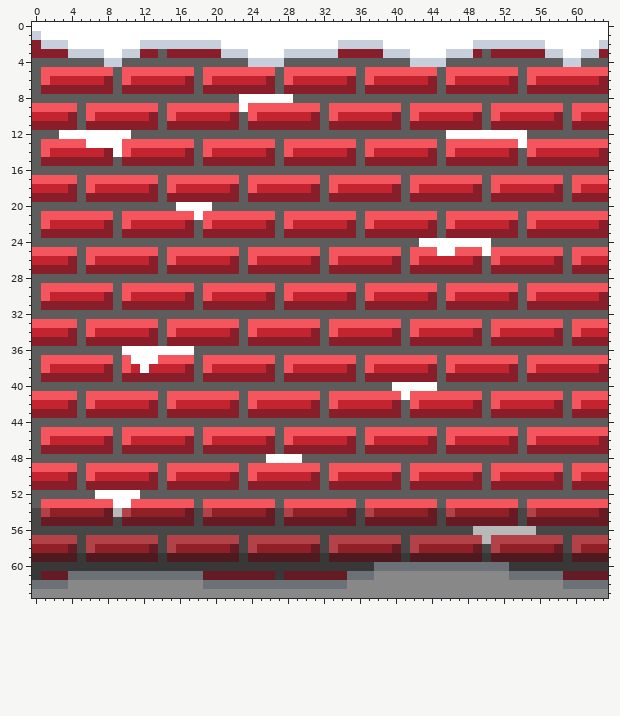
Two versions of one pixel-art sprite, environment/textures/brick_wall.png. The first picture shows the starting point.
The file is 64x64 pixels. Colours within 5 levels of each other are drawn and written as one.
The result:
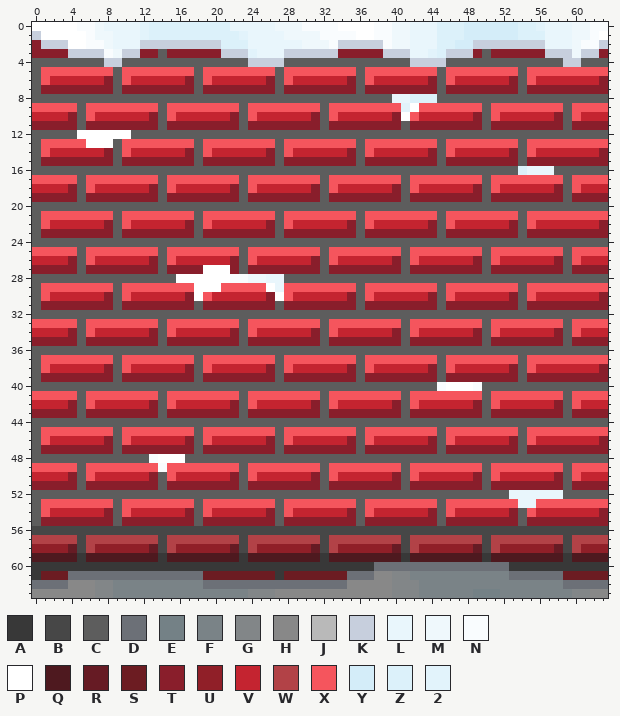
Palette (. is transparent): A #383838  B #474747  C #5d5d5d  D #6c7077  E #748186  F #7a8387  G #828688  H #888888  J #b9b9b9  K #c7cfdd  L #e9f6fc  M #eff8fc  N #f9fcfe  P #ffffff  Q #4e191f  R #661b24  S #6c1c22  T #891e2b  U #901f28  V #c42430  W #b24247  X #f5555d  Y #d4edf9  Z #dcf1fa  2 #e2f3fb
Changes in this commit:
{"y":0,"x":5,"old":"PPPPPPPPPPPPPPPPPPPPPPPPPPPPP","new":"NNMLLLL2ZZZZZZZZZLLLLLMMMNNNN"}
{"y":0,"x":38,"old":"PPPPPPPPPPPPPPPPPPPPPPPPPP","new":"NNMMLLLZZZYYYYYYZZ2LLLMMNN"}
{"y":1,"x":6,"old":"PPPPPPPPPPPPPPPPPPPPPPPPPPPPPP","new":"NMMLLL2ZZZZZZZZZZ2LLLLMMMMNNNN"}
{"y":1,"x":38,"old":"PPPPPPPPPPPPPPPPPPPPPPPPP","new":"NNMMLLLZZZYYYYYYZZZLLLMMN"}
{"y":2,"x":6,"old":"PPPPPP","new":"NNMLLL"}
{"y":2,"x":21,"old":"PPPPPPPPPPPPP","new":"ZZZLLLLLLMMMN"}
{"y":2,"x":39,"old":"PPPPPPPPPP","new":"NMMLLLZZYY"}
{"y":2,"x":57,"old":"PPPPPP","new":"LLLMNN"}
{"y":3,"x":8,"old":"PP","new":"NM"}
{"y":3,"x":24,"old":"PPPP","new":"2LLL"}
{"y":3,"x":42,"old":"PPPP","new":"LL2Z"}
{"y":3,"x":59,"old":"PP","new":"KM"}
{"y":8,"x":23,"old":"PPPPPP","new":"CCCCCC"}
{"y":8,"x":40,"old":"CCCCC","new":"LLZZZ"}
{"y":9,"x":23,"old":"P","new":"C"}
{"y":9,"x":41,"old":"CX","new":"2P"}
{"y":10,"x":41,"old":"C","new":"P"}
{"y":12,"x":3,"old":"PP","new":"CC"}
{"y":12,"x":46,"old":"PPPPPPPPP","new":"CCCCCCCCC"}
{"y":13,"x":9,"old":"P","new":"C"}
{"y":13,"x":54,"old":"P","new":"C"}
{"y":14,"x":9,"old":"P","new":"C"}
{"y":16,"x":54,"old":"CCCC","new":"ZLLL"}
{"y":20,"x":16,"old":"PPPP","new":"CCCC"}
{"y":21,"x":18,"old":"P","new":"C"}
{"y":24,"x":43,"old":"PPPPPPPP","new":"CCCCCCCC"}
{"y":25,"x":45,"old":"PP","new":"XX"}
{"y":25,"x":50,"old":"P","new":"C"}
{"y":27,"x":19,"old":"TTT","new":"PPP"}
{"y":28,"x":16,"old":"CCCCCCCCCCCC","new":"PPPPPPNNMMLL"}
{"y":29,"x":18,"old":"CXX","new":"PPP"}
{"y":29,"x":26,"old":"XC","new":"PL"}
{"y":30,"x":18,"old":"C","new":"P"}
{"y":30,"x":27,"old":"C","new":"P"}
{"y":36,"x":10,"old":"PPPPPPPP","new":"CCCCCCCC"}
{"y":37,"x":11,"old":"PPP","new":"XXX"}
{"y":38,"x":12,"old":"P","new":"V"}
{"y":40,"x":40,"old":"PPPPPCCCCC","new":"CCCCCNPPPN"}
{"y":41,"x":41,"old":"P","new":"C"}
{"y":48,"x":13,"old":"CCCC","new":"NPPP"}
{"y":48,"x":26,"old":"PPPP","new":"CCCC"}
{"y":49,"x":14,"old":"C","new":"N"}
{"y":52,"x":7,"old":"PPPPP","new":"CCCCC"}
{"y":52,"x":53,"old":"CCCCCC","new":"LLLLLL"}
{"y":53,"x":9,"old":"PP","new":"CX"}
{"y":53,"x":54,"old":"CX","new":"LL"}
{"y":54,"x":0,"old":"BWUUUUUURJWUUUUUURBWUUUUUURBWUUUUUURBWUUUUUURBWUUUUUURBWUUUUUUUR","new":"CXVVVVVVTCXVVVVVVTCXVVVVVVTCXVVVVVVTCXVVVVVVTCXVVVVVVTCXVVVVVVVT"}
{"y":55,"x":0,"old":"BRRRRRRRRBRRRRRRRRBRRRRRRRRBRRRRRRRRBRRRRRRRRBRRRRRRRRBRRRRRRRRR","new":"CTTTTTTTTCTTTTTTTTCTTTTTTTTCTTTTTTTTCTTTTTTTTCTTTTTTTTCTTTTTTTTT"}
{"y":56,"x":49,"old":"JJJJJJJ","new":"BBBBBBB"}
{"y":57,"x":50,"old":"J","new":"B"}
{"y":61,"x":1,"old":"RRR","new":"SSS"}
{"y":61,"x":19,"old":"RRRRRRRR","new":"SSSSSSSS"}
{"y":61,"x":28,"old":"RRRRRRR","new":"SSSSSSS"}
{"y":61,"x":40,"old":"HHHHHHHHHHHHH","new":"GGFFFFFFFFFFF"}
{"y":61,"x":59,"old":"RRRRR","new":"SSSSS"}
{"y":62,"x":7,"old":"HHHHHHHHHHHH","new":"GGFFFFFFFFFF"}
{"y":62,"x":40,"old":"HHHHHHHHHHHHHHHHHHH","new":"GGGFFFFFFFFFFFFFFFF"}
{"y":63,"x":7,"old":"HHHHHHHHHHHHHHHHHHHH","new":"GGFFFFFFFFFFFFFFFGGG"}
{"y":63,"x":40,"old":"HHHHHHHHHHHHHHHHHHHHHH","new":"GGGFFFFFFEEEFFFFFFFFGG"}
